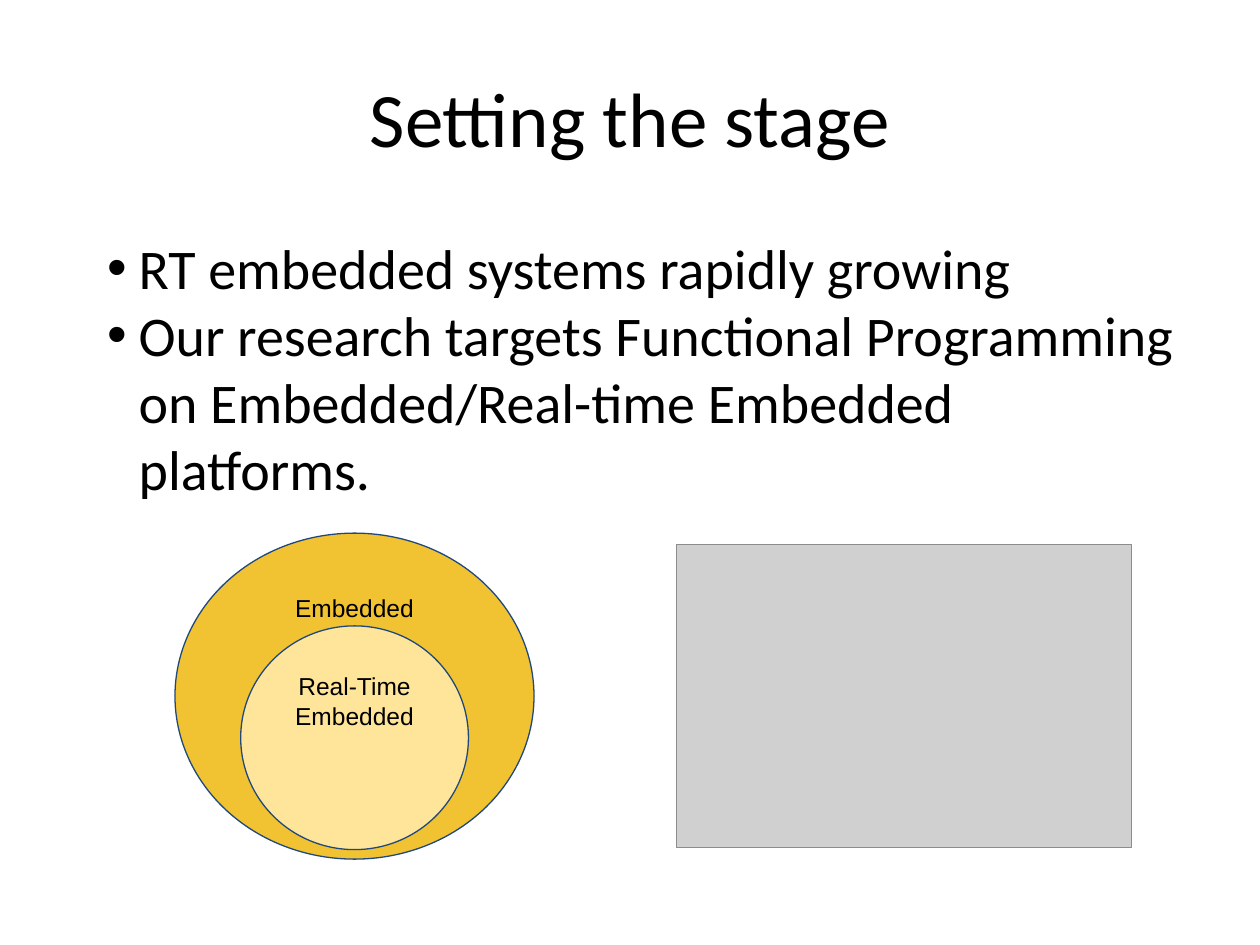
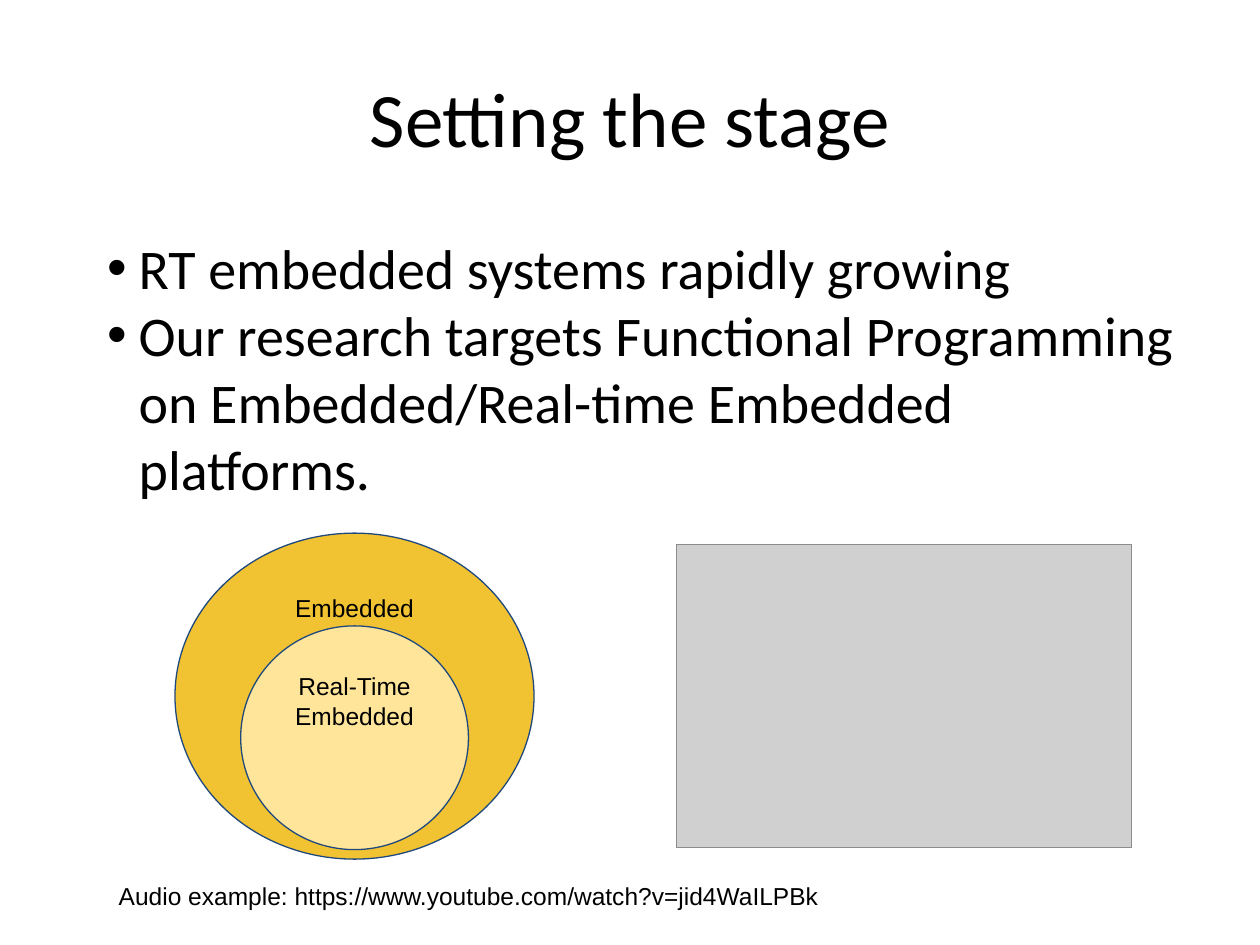
Before and after one commit to UBMLtonGroup/Publications, a slide deck: slide 2 of ifl2016.pptx. Drawn at 1260x945 pixels with LibreOffice and Linux fonts; fonts in the diff are those of the drawing; grey boxes stand for pictures; background and template pictures are left out. Boxes give left, top, right and bottom in pixels: in the first picture for what was removed or moved away, otherwise in the second. Text is boxed around its words. In the diff, an @@ line names an element or a change of style, - is before the commit and + after.

Commit message:
added link

```diff
--- a/ifl2016.pptx
+++ b/ifl2016.pptx
@@ text added at (119, 887, 818, 910), 14 pt, text #000000 @@
+Audio example: https://www.youtube.com/watch?v=jid4WaILPBk
```
